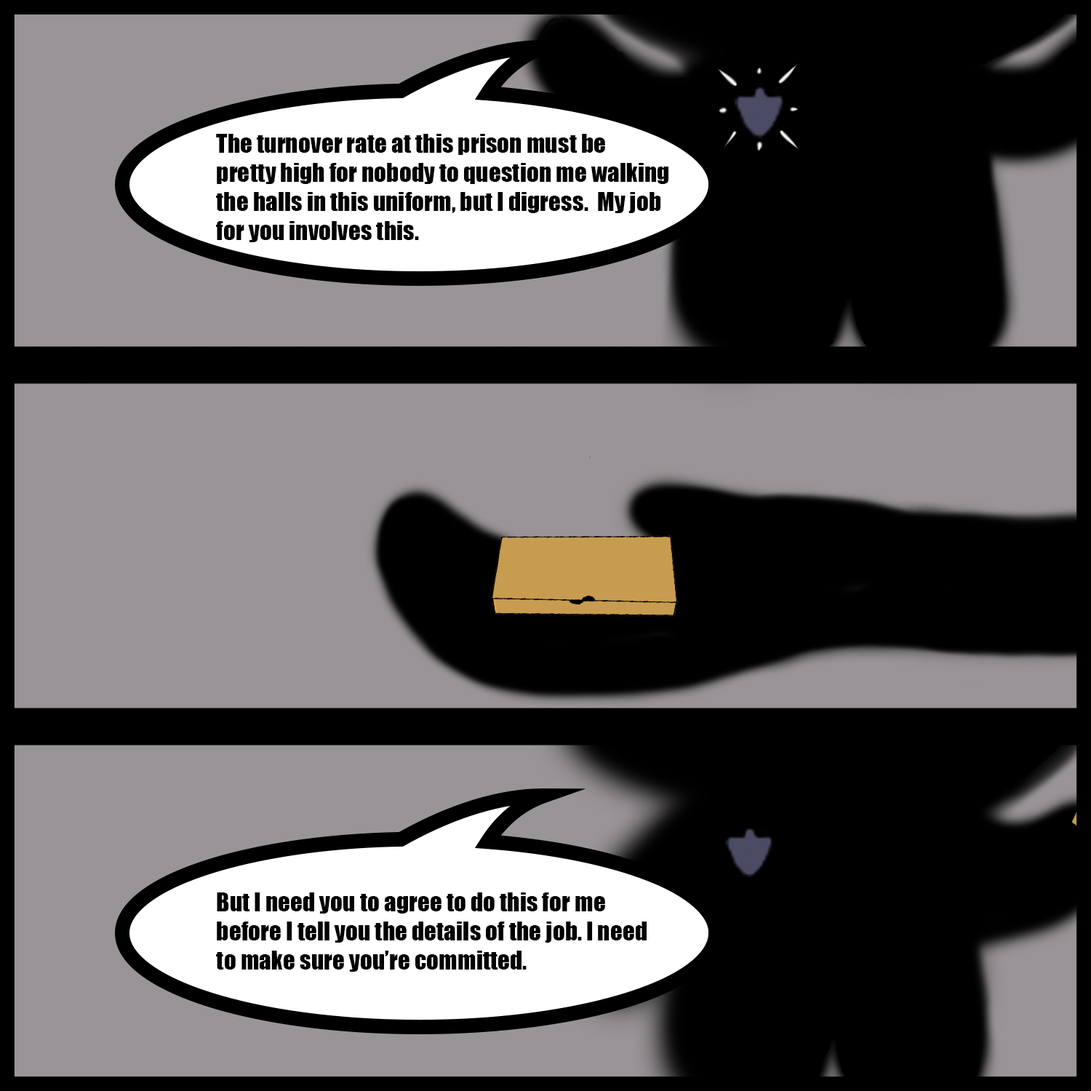
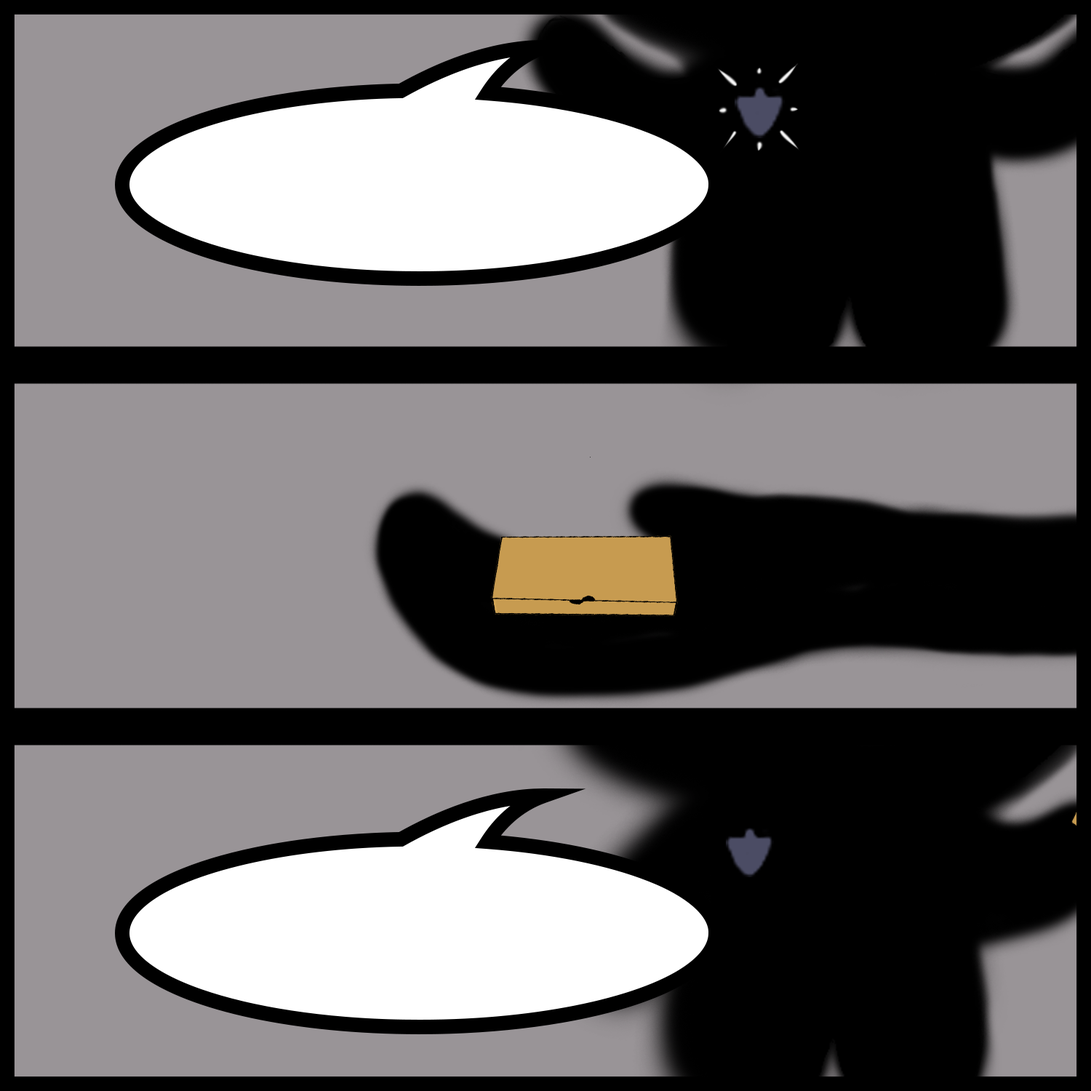
Before/after of a 1091 × 1091 layered artwork. What changed in the layer stack:
hid "But I need you to agree to do this for me before I tell you the" over (x1=216, y1=892, x2=647, y2=973)
hid "The turnover rate at this prison must be pretty high for nobod" over (x1=216, y1=133, x2=669, y2=243)
painted on "Talk 2" over (x1=547, y1=788, x2=587, y2=790)
